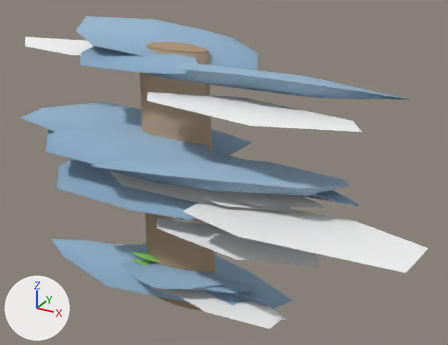
The glTF model web-forest/public/model/species/stereum-subtomentosum.glb as it was, and as the next commit left it.
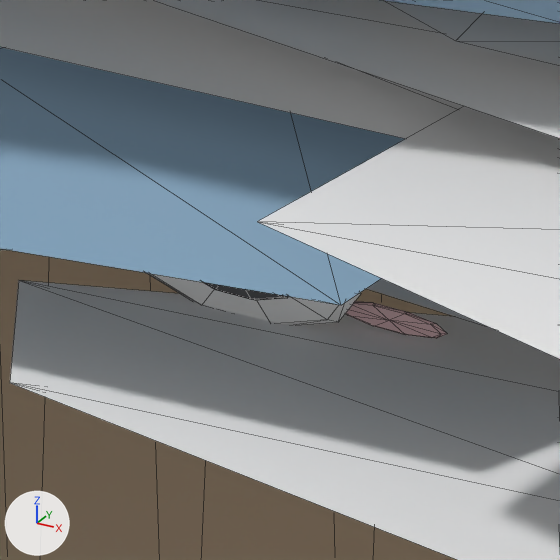
Old and new are each drawn whole from a 50 mm lens placed at (0.438, -0.673, 0.571), pointed at (0.05, 0.033, 0.218) and again close up on the part from 35% to 48% of the width and 55% to 72% of the height. The lights are fixed; the arrows at lower left show +X, +Y and +Z. The last two pictures show the newer version. The close-ups show mesh edges as thin lines. Where no turn or scale is listed for an object, it has been applied to the vertices. Vertices at exactly the same position are counted once.

Names of what the first close-up shows: 'log', 'p10', 'p11', 'p13', 'p14', 'p15', 'p16'.
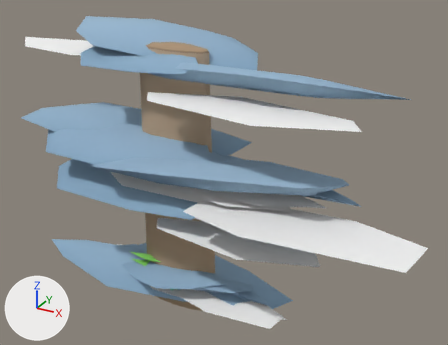
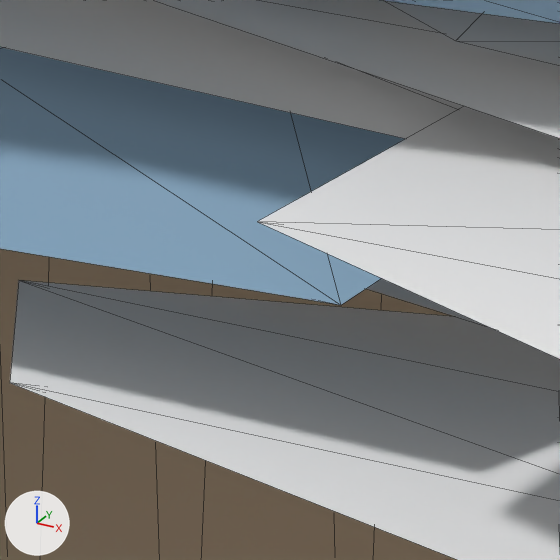
The edits, one by one:
me_mesh_0 is used by ob_log; location (-0.013, 0.0077, 0.0).
me_mesh_0 had 290 vertices, 536 faces and spanned x -0.063..0.063, y -0.037..0.02, z 0.0..0.4.
me_mesh_0 now has 332 vertices, 616 faces and spans x -0.063..0.063, y -0.027..0.02, z 0.0..0.4.
Part 1, on me_mesh_0:
30 vertices are removed from x -0.048..0.055, y -0.035..-0.028, z 0.161..0.175.
194 faces are deleted.
146 vertices move from x -0.058..0.058, y -0.035..-0.028, z 0.157..0.176 to x -0.019..0.019, y -0.026..-0.008, z 0.15..0.177.
28 vertices are added at x -0.008..0.019, y -0.026..-0.01, z 0.16..0.18.
194 new faces join them.
me_mesh_0 part 2: 84 kept faces spanning x -0.019..0.019, y -0.026..-0.008, z 0.15..0.177 get new vertex colours.
Other edits to the shape of me_mesh_0 do not show in these pictures.

Changed parts and their boxes [x1, y1, x2, y2] in the close-ups (560 x 560 px; the box of a moved part takes in the faces that stretch with it):
part 1 of me_mesh_0, moved or reshaped (not visible afterwards): before [0, 249, 447, 338]
part 2 of me_mesh_0, recoloured: before [147, 273, 446, 338]
